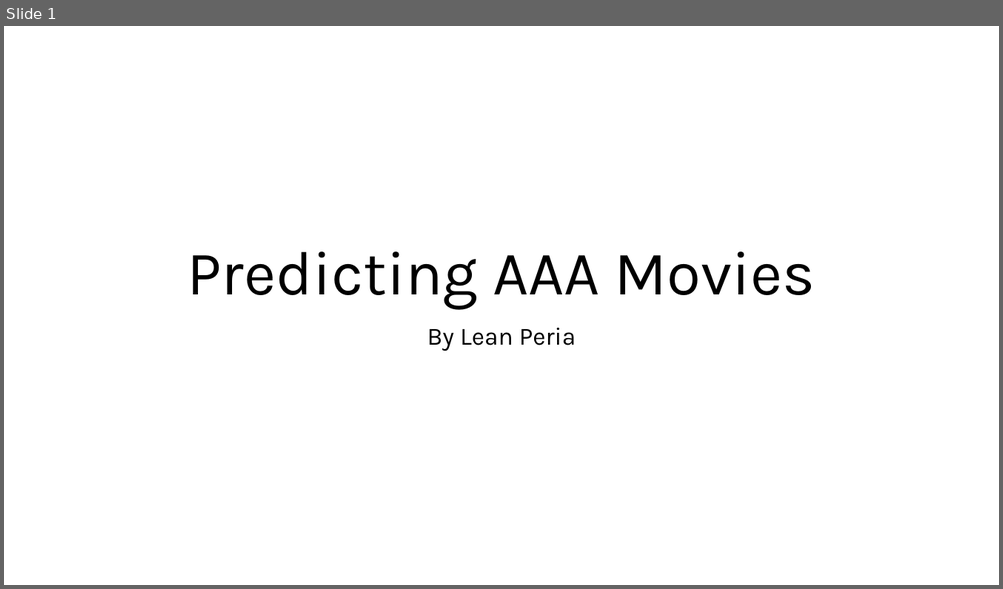
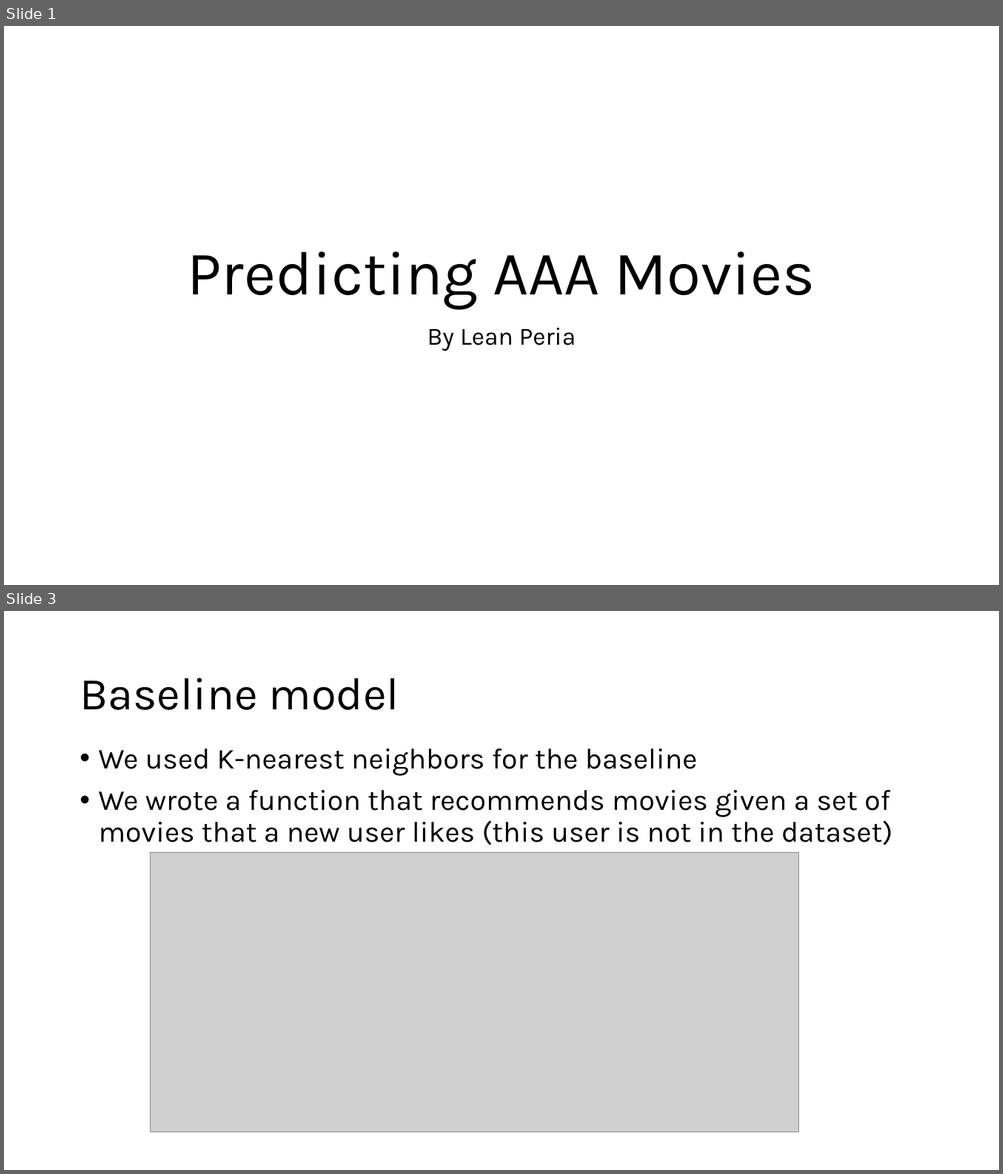
Before and after one commit to leanperia/MoviesRecommendedByLean, a slide deck: Slide Deck - Movie Recommender.pptx. Shown one above the other, each under a label of ours: slide 1 before the commit, slides 1 and 3 after it; the slides between them are not shown. The pictures are 1003x589 and 1003x1174 pixels, drawn with LibreOffice and Linux fonts; fonts in the diff are those of the drawing; grey boxes stand for pictures. Boxes give left, top, right and bottom in pixels: in the first picture for what was removed or moved away, otherwise in the second. Text is boxed around its words. In the diff, an @@ line names an element or a change of style, - is before the commit and + after.

```diff
--- a/Slide Deck - Movie Recommender.pptx
+++ b/Slide Deck - Movie Recommender.pptx
@@ slide 3 added at (4,611,999,1170), background #FFFFFF @@
@@ title added at (79,678,399,710), 44 pt, text #000000 @@
+Baseline model
@@ text added at (99,749,892,846), 28 pt, text #000000 @@
+• We used K-nearest neighbors for the baseline
+• We wrote a function that recommends movies given a set of movies that a new user likes (this user is not in the dataset)
@@ picture added at (151,853,799,1133) @@
```
Also in this commit, not shown: 5 other slides added, 1 slide removed, 3 other files.
